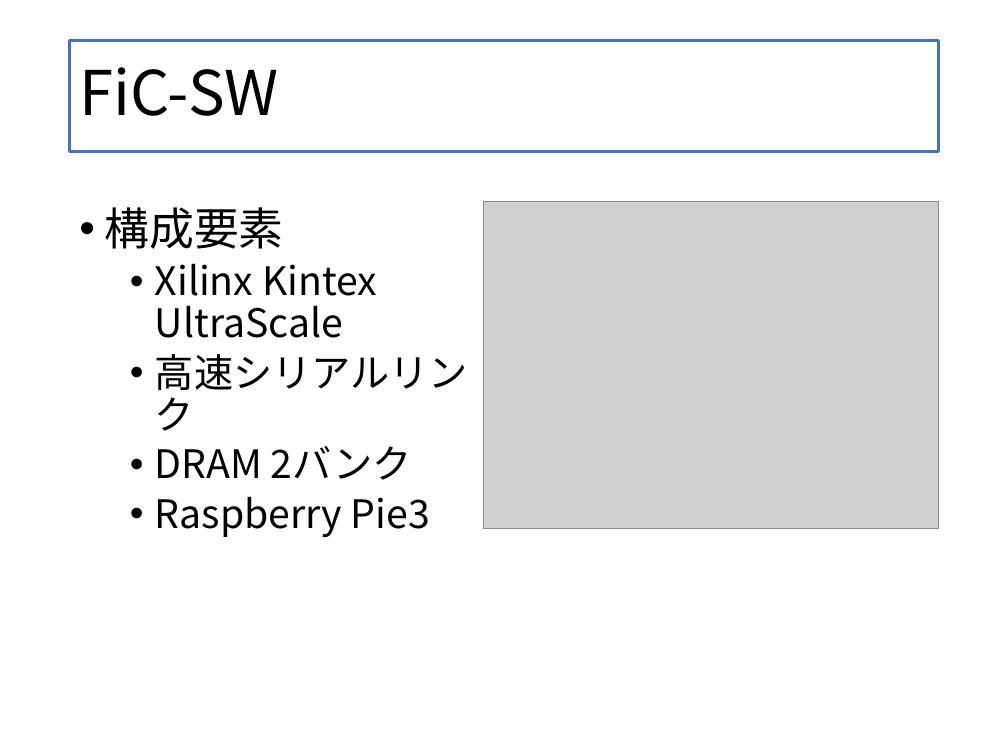
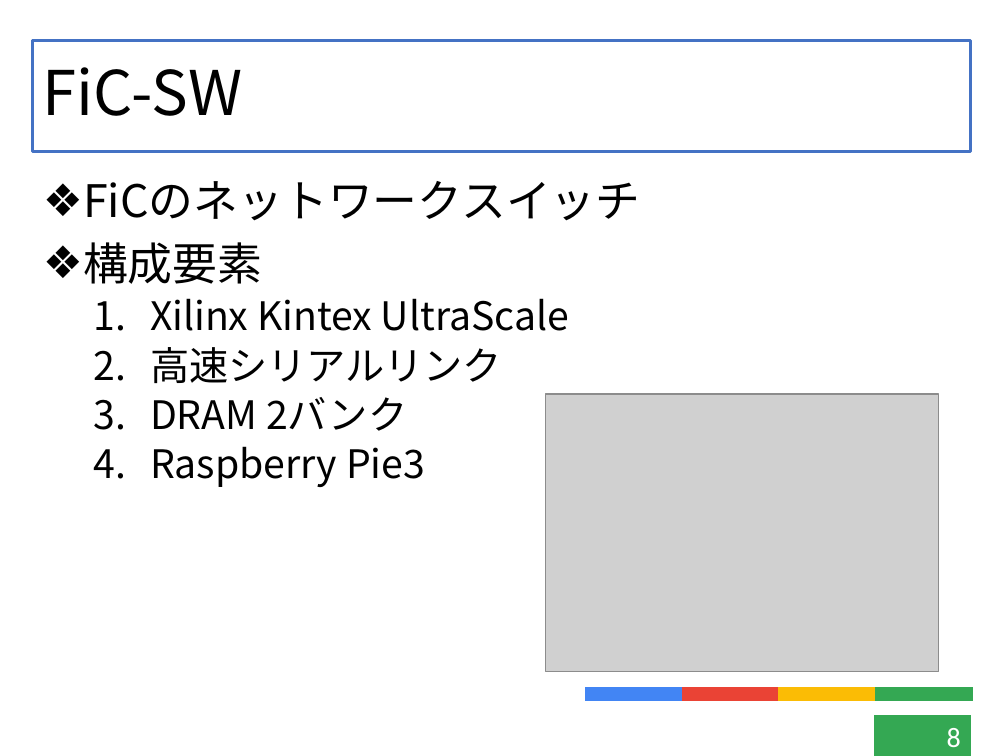
Before and after one commit to kensuke-iizuka/thesis, a slide deck: slide 8 of slide/graduate.pptx (slide 9 before the commit). Drawn at 1008x756 pixels with LibreOffice and Linux fonts; fonts in the diff are those of the drawing; grey boxes stand for pictures. Boxes give left, top, right and bottom in pixels: in the first picture for what was removed or moved away, otherwise in the second. Text is boxed around its words. In the diff, an @@ line names an element or a change of style, - is before the commit and + after.

Commit message:
Update slide and figures

```diff
--- a/slide/graduate.pptx
+++ b/slide/graduate.pptx
@@ title "FiC-SW": place and size @@
-title "FiC-SW" at bbox=[70, 40, 938, 151]
+title "FiC-SW" at bbox=[33, 40, 972, 151]
@@ text "FiCのネットワークスイッチ": place and size @@
-text "FiCのネットワークスイッチ" at bbox=[105, 207, 468, 537]
+text "FiCのネットワークスイッチ" at bbox=[83, 181, 640, 487]
@@ text at bbox=[83, 181, 640, 221]: paragraph added @@
+❖ FiCのネットワークスイッチ
@@ picture removed at bbox=[483, 202, 938, 529] @@
@@ text at bbox=[83, 242, 569, 487]: bullet • to ❖; bullet • to 1. @@
@@ picture added at bbox=[546, 395, 939, 672] @@
@@ group added at bbox=[586, 688, 972, 701]: 4 rectangles @@
@@ page number added at bbox=[874, 716, 971, 756], fill #34A853, outline #34A853 0.75 pt, 20 pt, text #FFFFFF @@
+8
```
Also in this commit, not shown: 20 other slides changed, 2 slides added, 1 slide removed, 17 other files.
